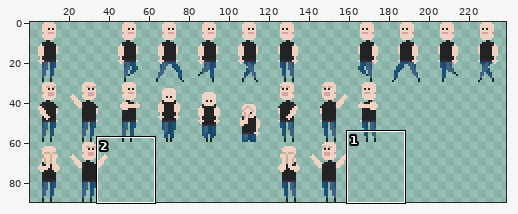
Sprite sheet, stored at src/sprites/brian.png. Above: a wide view before the commit, with the close-up outlined.
Close-up. Before:
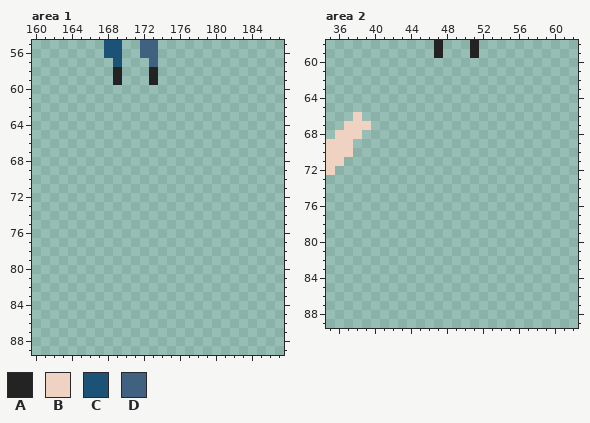
The file is 240x90 pixels. Colours within 5 levels of each other are drawn and written as one. Shown: area 1: x 160..187, y 55..89; area 2: x 35..62, y 58..89. The wide view leaves out empty margins.
Palette (. is transparent): A #232323  B #efd2c1  C #1c5276  D #406280
Pixels before, area 1, first column x 168:
55 CC..DD
56 CC..DD
57 .C...D
58 .A...A
59 .A...A
Pixels before, area 2, first column x 35:
58 ............A...A
59 ............A...A
60 .................
61 .................
62 .................
63 .................
64 .................
65 .................
66 ...B.............
67 ..BBB............
68 .BBB.............
69 BBB..............
70 BBB..............
71 BB...............
72 B................
The same view after the edit:
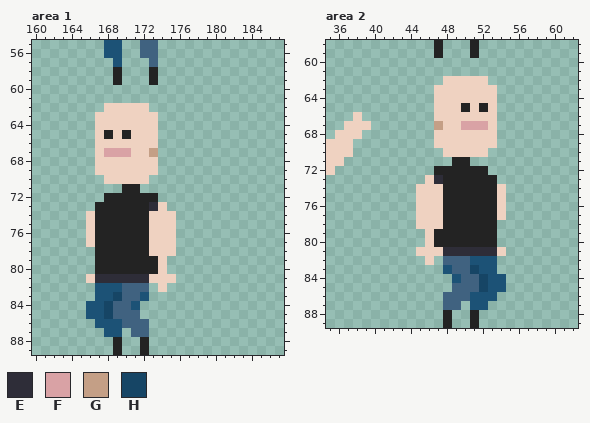
Colours new in this view: E #2e2d38  F #d9a2a5  G #c49f86  H #164565
From the commit log: Make Brian jump
From old to new:
Area 1:
y 62: x 168..172 ..... -> BBBBB
y 63..64: x 167..173 ....... -> BBBBBBB
y 65: x 167..173 ....... -> BABABBB
y 66: x 167..173 ....... -> BBBBBBB
y 67: x 167..173 ....... -> BFFFBBG
y 68..69: x 167..173 ....... -> BBBBBBB
y 70: x 168..172 ..... -> BBBBB
y 71: x 170..171 .. -> AA
y 72: x 168..173 ...... -> AAAAAA
y 73: x 167..174 ........ -> AAAAAAEB
y 74..77: x 166..175 .......... -> BAAAAAABBB
y 78: x 167..175 ......... -> AAAAAABBB
y 79..80: x 167..174 ........ -> AAAAAAAB
y 81: x 166..175 .......... -> BEEEEEEBBB
y 82: x 167..172 ...... -> CCCDDD; x 174 . -> B
y 83: x 167..172 ...... -> CCHDDC
y 84: x 166..171 ...... -> CCHDDC
y 85: x 166..171 ...... -> CCHDDD
y 86: x 167..172 ...... -> CCCDDD
y 87: x 168..169 .. -> CC; x 171..172 .. -> DD
y 88..89: x 169 . -> A; x 172 . -> A
Area 2:
y 62: x 48..52 ..... -> BBBBB
y 63..64: x 47..53 ....... -> BBBBBBB
y 65: x 47..53 ....... -> BBBABAB
y 66: x 47..53 ....... -> BBBBBBB
y 67: x 47..53 ....... -> GBBFFFB
y 68..69: x 47..53 ....... -> BBBBBBB
y 70: x 48..52 ..... -> BBBBB
y 71: x 49..50 .. -> AA
y 72: x 47..52 ...... -> AAAAAA
y 73: x 46..53 ........ -> BEAAAAAA
y 74..77: x 45..54 .......... -> BBBAAAAAAB
y 78: x 45..53 ......... -> BBBAAAAAA
y 79..80: x 46..53 ........ -> BAAAAAAA
y 81: x 45..54 .......... -> BBBEEEEEEB
y 82: x 46 . -> B; x 48..53 ...... -> DDDCCC
y 83: x 48..53 ...... -> CDDHCC
y 84: x 49..54 ...... -> CDDHCC
y 85: x 49..54 ...... -> DDDHCC
y 86: x 48..53 ...... -> DDDCCC
y 87: x 48..49 .. -> DD; x 51..52 .. -> CC
y 88..89: x 48 . -> A; x 51 . -> A
Where, in picture pixels (left, top, right, bottom), the same in both close-ups:
added: (86, 103, 176, 355)
added: (416, 76, 506, 328)
